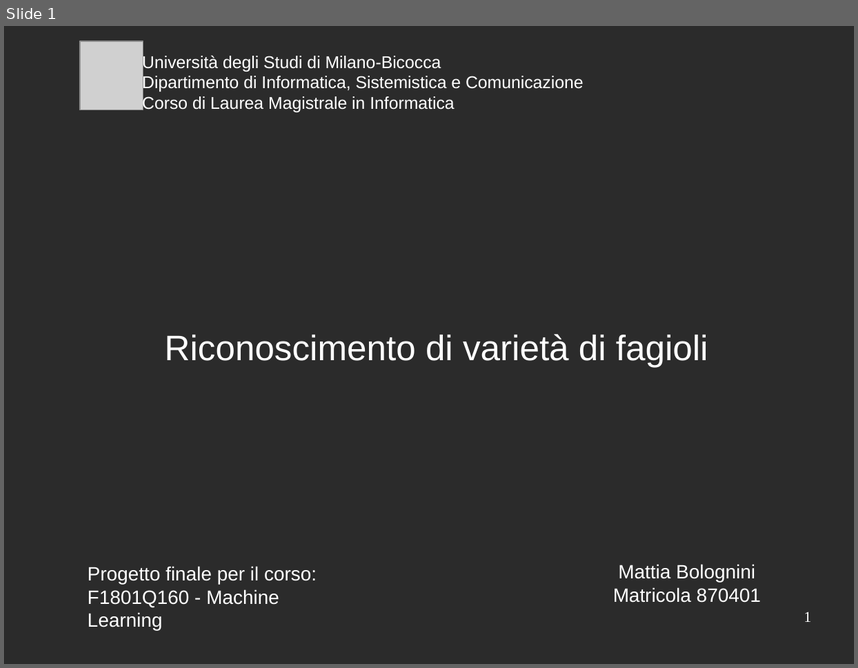
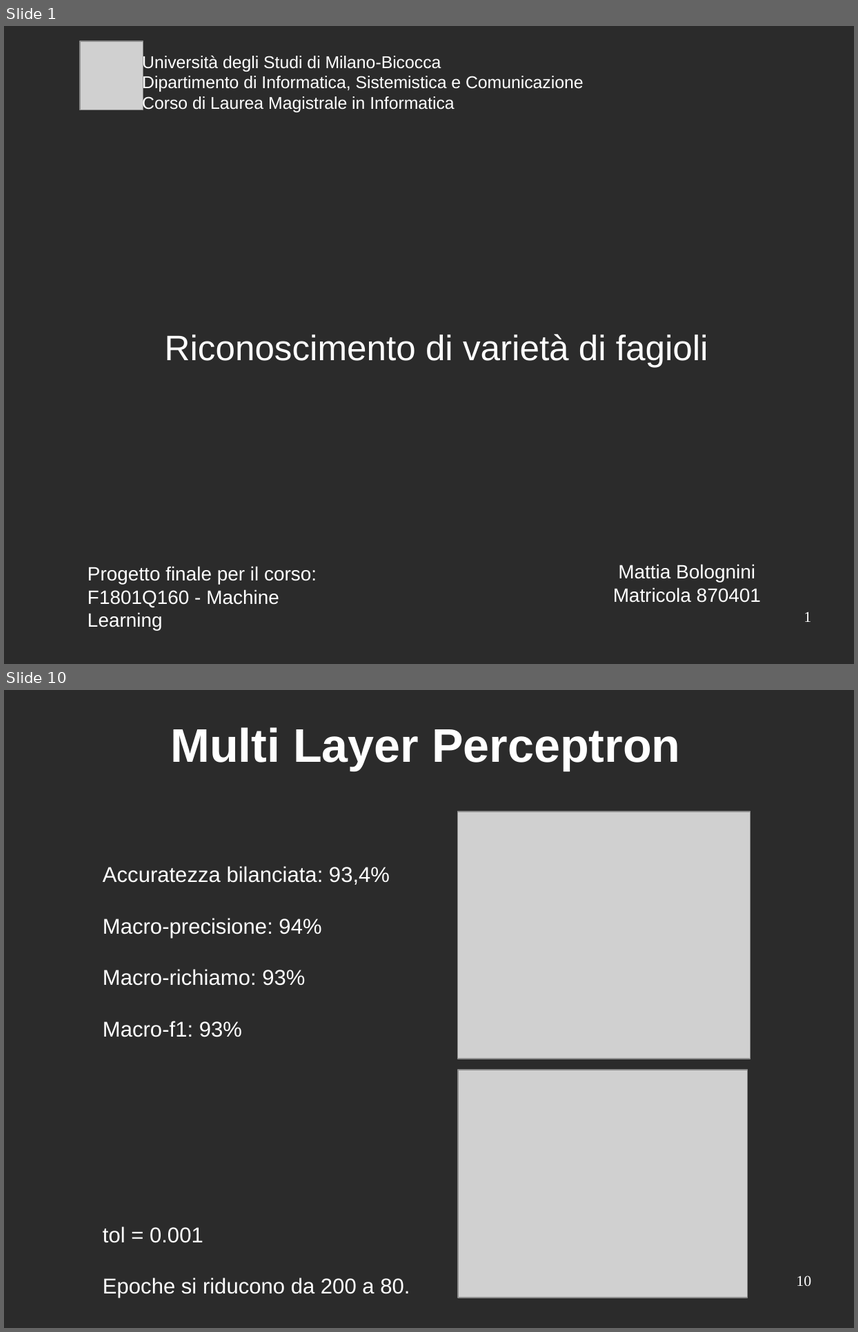
Before and after one commit to mattia010/dry_beans_ML, a slide deck: report/presentation_slides.odp. Shown one above the other, each under a label of ours: slide 1 before the commit, slides 1 and 10 after it; the slides between them are not shown. The pictures are 858x668 and 858x1332 pixels, drawn with LibreOffice and Linux fonts; fonts in the diff are those of the drawing; grey boxes stand for pictures; background and template pictures are left out; a plain dark background stands for a picture behind light text. Boxes give left, top, right and bottom in pixels: in the first picture for what was removed or moved away, otherwise in the second. Text is boxed around its words. In the diff, an @@ line names an element or a change of style, - is before the commit and + after.

```diff
--- a/report/presentation_slides.odp
+++ b/report/presentation_slides.odp
@@ slide 10 added at <box>4,690,854,1328</box>, background picture (left out) @@
@@ title added at <box>170,727,680,771</box>, 44 pt, text #FFFFFF, bold @@
+Multi Layer Perceptron
@@ picture added at <box>458,811,751,1058</box> @@
@@ text added at <box>103,866,410,1298</box>, 20 pt, text #FFFFFF @@
+Accuratezza bilanciata: 93,4%
+Macro-precisione: 94%
+Macro-richiamo: 93%
+Macro-f1: 93%
+tol = 0.001
+Epoche si riducono da 200 a 80.
@@ picture added at <box>458,1069,749,1297</box> @@
@@ page number added at <box>796,1275,811,1285</box>, 14 pt, text #FFFFFF @@
+10
```
Also in this commit, not shown: 3 slides changed, 10 other slides added, 7 slides removed.
